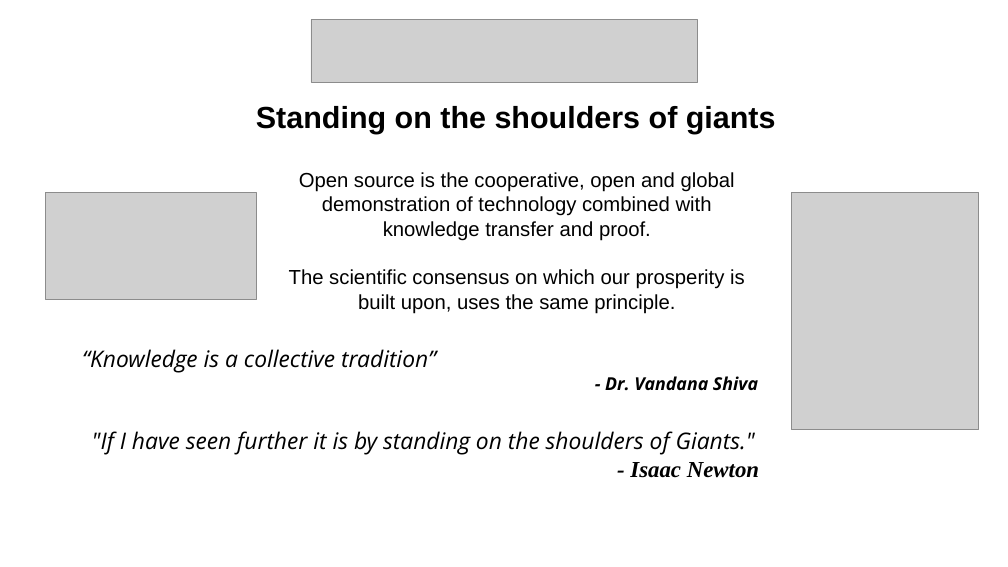
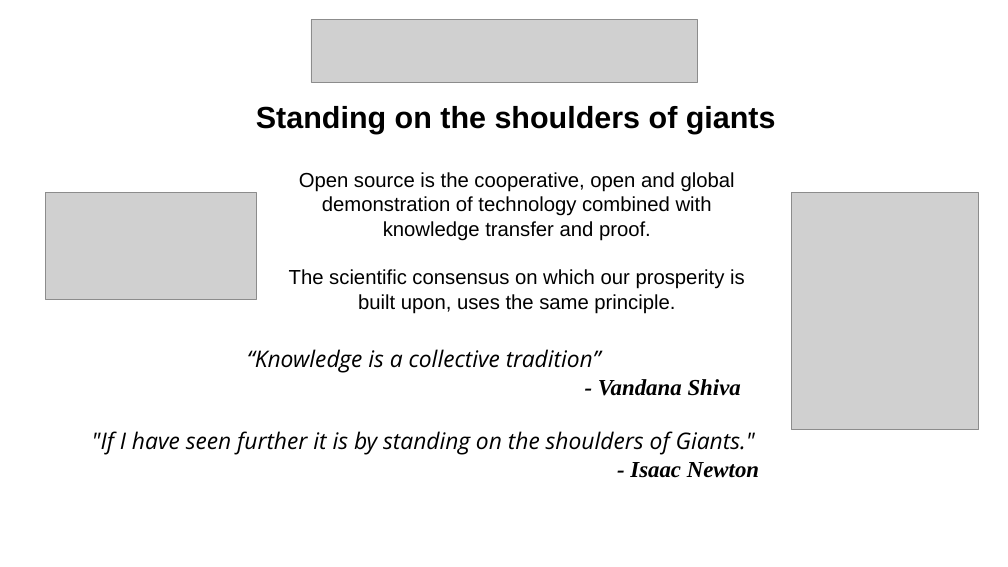
Before and after one commit to protontypes/documents, a slide deck: slide 2 of slides/protontypes_LibreSelery.odp. Drawn at 1008x567 pixels with LibreOffice and Linux fonts; fonts in the diff are those of the drawing; grey boxes stand for pictures; background and template pictures are left out. Boxes give left, top, right and bottom in pixels: in the first picture for what was removed or moved away, otherwise in the second. Text is boxed around its words. In the diff, an @@ line names an element or a change of style, - is before the commit and + after.

```diff
--- a/slides/protontypes_LibreSelery.odp
+++ b/slides/protontypes_LibreSelery.odp
@@ text "“Knowledge is a collective tradition”": place and size @@
-text "“Knowledge is a collective tradition”" at [82,349,758,390]
+text "“Knowledge is a collective tradition”" at [247,349,741,396]
@@ text at [598,379,741,396]: text changed; size 14 to 18 pt; font Open Sans to Times New Roman @@
-- Dr. Vandana Shiva
+- Vandana Shiva
```
Also in this commit, not shown: 1 other slide changed.
